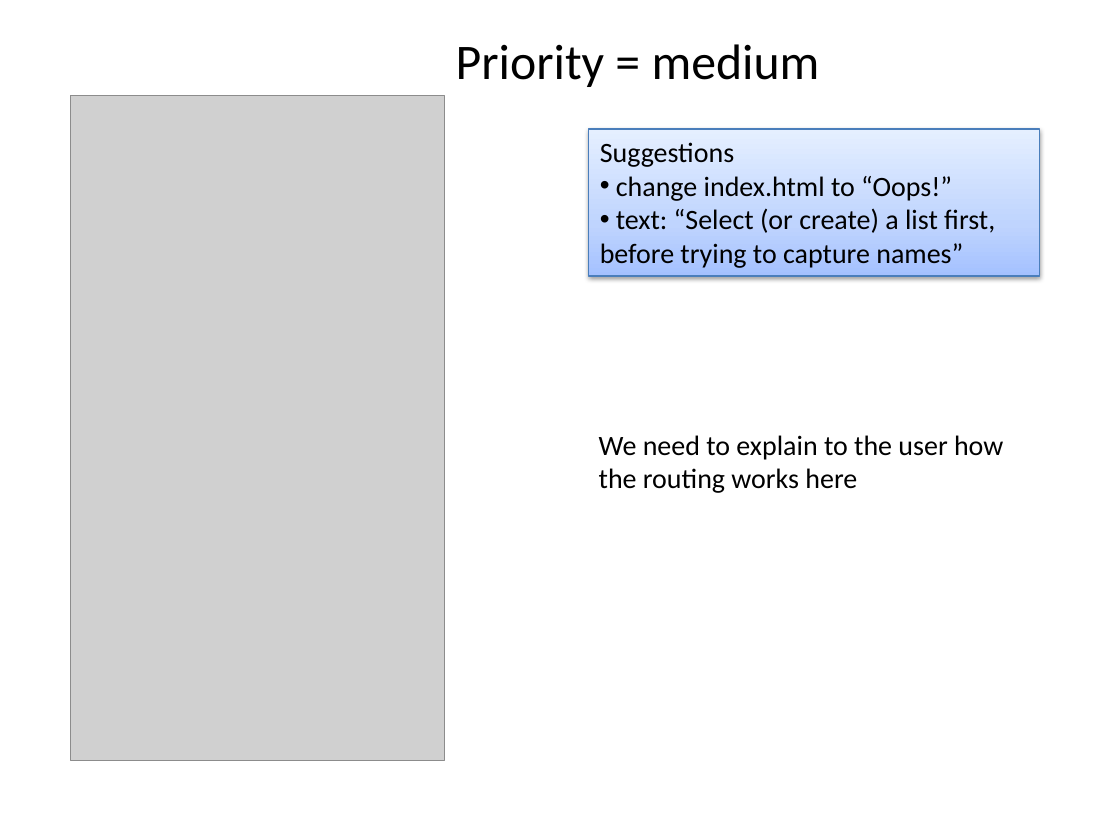
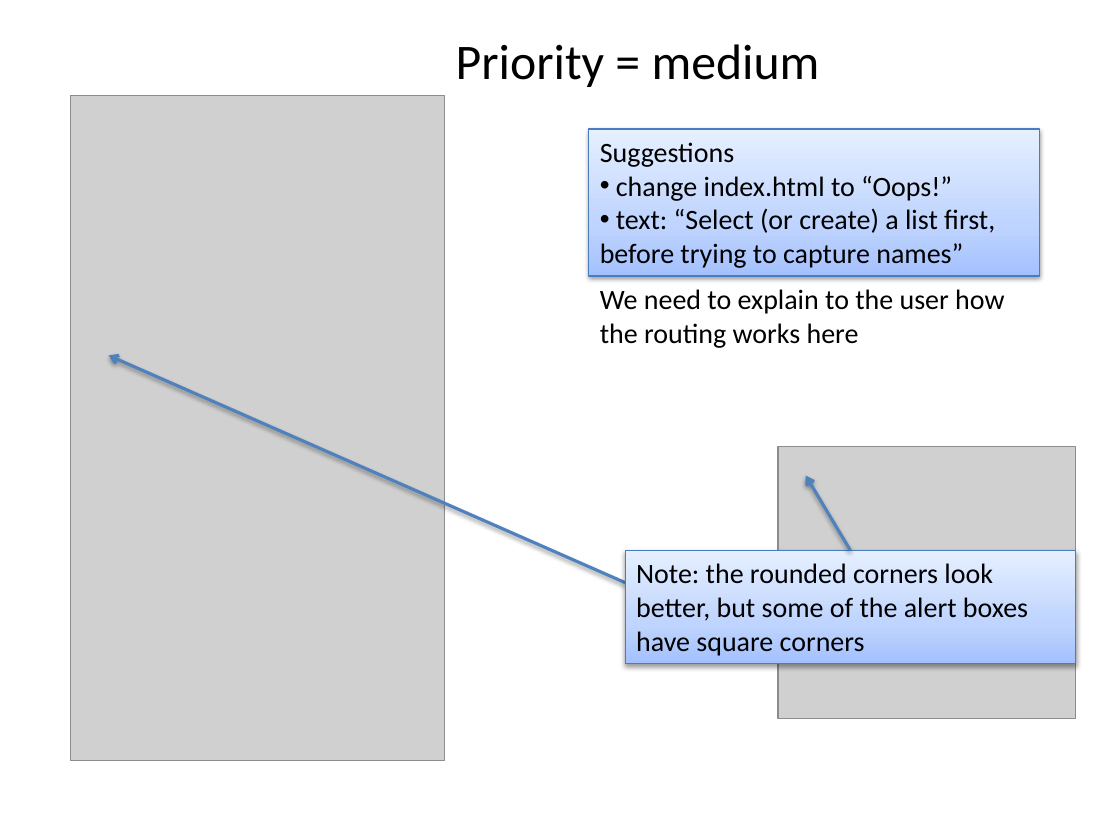
Before and after one commit to phylotastic/Pt_Mobile_Application, a slide deck: slide 4 of design/mobile_app_mvp_priorities.pptx (slide 6 before the commit). Drawn at 1120x840 pixels with LibreOffice and Linux fonts; fonts in the diff are those of the drawing; grey boxes stand for pictures. Boxes give left, top, right and bottom in pixels: in the first picture for what was removed or moved away, otherwise in the second. Text is boxed around its words. In the diff, an @@ line names an element or a change of style, - is before the commit and + after.

```diff
--- a/design/mobile_app_mvp_priorities.pptx
+++ b/design/mobile_app_mvp_priorities.pptx
@@ text "We need to explain to ...": place and size @@
-text "We need to explain to ..." at [599, 435, 1003, 493]
+text "We need to explain to ..." at [600, 289, 1004, 348]
@@ arrow added from (625, 582) to (109, 355), #4F81BD 2 pt @@
@@ picture added at [778, 447, 1076, 719] @@
@@ arrow added from (850, 550) to (805, 476), #4F81BD 2 pt @@
@@ rectangle added at [625, 550, 1075, 663], fill gradient #A4C4FF to #BFD4FF to #E6EEFF, outline #4B7EBC 0.75 pt, 18 pt, text #000000 @@
+Note: the rounded corners look better, but some of the alert boxes have square corners
```
Also in this commit, not shown: 4 other slides changed, 6 slides added, 3 slides removed.
